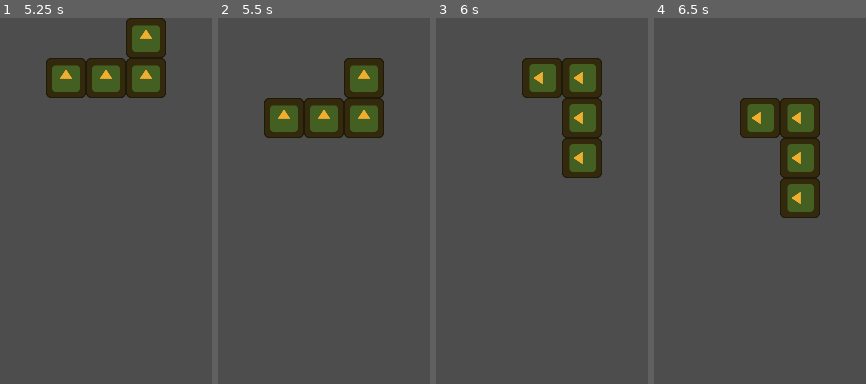
Above: before the commit, frames 1-4 (left to right).
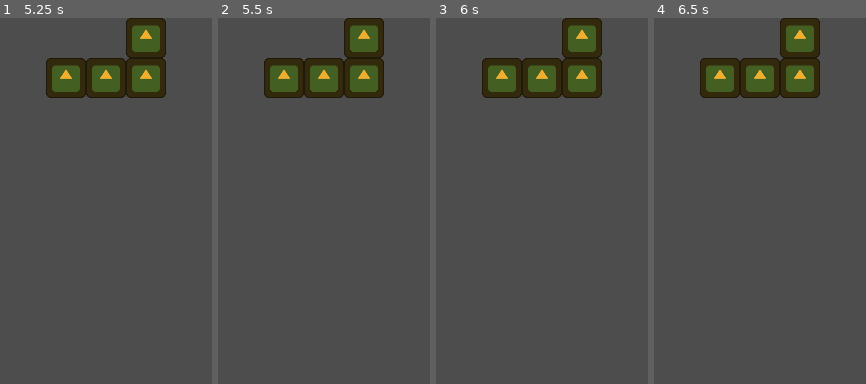
Above: after the commit, the same moments.

Repository: kolulu23/godot4-rc1-test-tetris
Game: Godot game, scene res://Main.tscn
Two runs of this game, one before a commit and one after it. Both use one fixed random seed, a clock stepped at 60 frames per second and the inputs below. The engine's default icon, where the game draws it, is replaced by a stand-in: a white triangle on a blue panel in a dark square.
Inputs:
- Up to frame 1 (5.25 s): tap Enter at 0.5 s; hold Right (tetro_move_right) 0.53-1.28 s; hold Space (tetro_hard_drop) 0.53-1.28 s; tap R (restart) every 0.75 s from 1.25 to 4.25 s; hold Left (tetro_move_left) 1.28-2.03 s; tap Shift (tetro_hold) at 1.35 s; hold Z (tetro_rotate_ccw) 2.03-2.78 s; hold Right (tetro_move_right) 2.03-3.53 s; tap Up (tetro_rotate_cw) at 2.85 s; hold Down (tetro_soft_drop) 3.53-4.28 s; hold Left (tetro_move_left) from 3.53 s (still down); tap ` (debug_print, bound only after the commit) at 4.15 s; tap Space (tetro_hard_drop) at 4.35 s; tap P (pause_game, bound only after the commit) at 4.9 s; hold Shift (tetro_hold) from 5.03 s (still down)
- Up to frame 2 (5.5 s): keep holding Left (tetro_move_left); keep holding Shift (tetro_hold)
- Up to frame 3 (6 s): release Left (tetro_move_left) at 5.78 s; release Shift (tetro_hold) at 5.78 s; hold Right (tetro_move_right) from 5.78 s (still down); tap Z (tetro_rotate_ccw) at 5.85 s
- Up to frame 4 (6.5 s): keep holding Right (tetro_move_right)

Frame 1 is identical in both runs. In frame 2, 12% of the frame differs, in the area x 21-79%, y 0-33%; in frame 3, 8.6%; in frame 4, 16%, in the area x 21-79%, y 0-55%.

Commit message:
And pause and debug action to game

Diff:
--- a/Arena.tscn
+++ b/Arena.tscn
@@ -14,6 +14,7 @@
 autostart = true
 
 [node name="TetrominoLockDownTimer" type="Timer" parent="."]
+wait_time = 0.6
 one_shot = true
 
 [node name="CellManager" type="Node2D" parent="."]
--- a/project.godot
+++ b/project.godot
@@ -63,3 +63,13 @@
 "events": [Object(InputEventKey,"resource_local_to_scene":false,"resource_name":"","device":-1,"window_id":0,"alt_press …(192 unchanged characters)…
 ]
 }
+debug_print={
+"deadzone": 0.5,
+"events": [Object(InputEventKey,"resource_local_to_scene":false,"resource_name":"","device":-1,"window_id":0,"alt_pressed":false,"shift_pressed":false,"ctrl_pressed":false,"meta_pressed":false,"pressed":false,"keycode":0,"physical_keycode":96,"key_label":0,"unicode":96,"location":0,"echo":false,"script":null)
+]
+}
+pause_game={
+"deadzone": 0.5,
+"events": [Object(InputEventKey,"resource_local_to_scene":false,"resource_name":"","device":-1,"window_id":0,"alt_pressed":false,"shift_pressed":false,"ctrl_pressed":false,"meta_pressed":false,"pressed":false,"keycode":0,"physical_keycode":80,"key_label":0,"unicode":112,"location":0,"echo":false,"script":null)
+]
+}
--- a/script/Arena.gd
+++ b/script/Arena.gd
@@ -2,6 +2,8 @@
 
 ## Current active tetromino, could be null if it was not spawned in time
 var active_tetromino: Tetromino
+
+var paused: bool = false
 
 const ARENA_WIDTH: int = 10
 const ARENA_HEIGHT: int = 20
@@ -27,8 +29,13 @@
 
 
 func _input(event):
-	if active_tetromino != null:
+	if !self.paused and active_tetromino != null:
 		try_move_tetromino(event)
+	if event.is_action_released("debug_print"):
+		_debug_print()
+	if event.is_action_released("pause_game"):
+		self.paused = !self.paused
+		$TetrominoDropTimer.paused = self.paused
 
 
 func try_move_tetromino(event: InputEvent) -> void:
@@ -53,8 +60,6 @@
 		moved = $CellManager.rotate_tetro_cells_to(active_tetromino, -PI / 2)
 	if event.is_action_pressed("tetro_hold"):
 		print("todo, hold ", active_tetromino)
-	if moved:
-		_debug_print()
 
 
 func setup_cell_manager():
@@ -89,17 +94,13 @@
 	if not $CellManager.move_tetro_cells_to(active_tetromino, Vector2i.DOWN):
 		$TetrominoDropTimer.stop()
 		$TetrominoLockDownTimer.start()
-	pass
 
 
 ## This is a one shot timer, we start it manually
 func _on_tetromino_lock_down_timer_timeout():
 	print(active_tetromino, " locked down")
 	self.setup_active_tetromino()
-	var to_be_cleared_cells = $CellManager.try_clear_cells()
-	print(to_be_cleared_cells)
-	for cell in to_be_cleared_cells:
-		cell.queue_free()
+	$CellManager.line_clear()
 
 
 func _debug_print():
--- a/script/CellManager.gd
+++ b/script/CellManager.gd
@@ -76,6 +76,16 @@
 	# This is actually block_position relative to tetromino's parent node: arena has to be at (0, 0)
 	var block_position_relative = block_parent_tetro.to_global(block.position)
 	return CellManager.get_cell_position(block_position_relative)
+
+## Move a cell towards [code]direction[/code] regardless of what tetromino is belongs to.
+func move_cell(cell: TetroBlock, direction: Vector2i):
+	if cell == null:
+		return
+	var cell_pos = CellManager.get_cell_position_of_block(cell, cell.get_parent())
+	var dest_pos = cell_pos + direction
+	self.set_cell(cell_pos, null)
+	self.set_cell(dest_pos, cell)
+	cell.move_to(direction)
 
 
 ## Move a tetromino according to a destination. It will first clear related blocks, then reset those blocks to new cell.
@@ -156,18 +166,6 @@
 	return true
 
 
-## When one row of cells count to [member cell_width], it should be cleared and counts score
-## This methods tries to clear as many cells as it can and returns the number of rows it cleared.
-func try_clear_cells() -> Array[TetroBlock]:
-	var to_be_freed_cells: Array[TetroBlock] = []
-	for y in range(self.cell_height - 1, 0, -1):
-		var cells_at_row = self.get_cell_at_row(y)
-		if cells_at_row.any(func(block): return block == null):
-			continue
-		to_be_freed_cells.append_array(cells_at_row)
-	return to_be_freed_cells
-
-
 func _debug_print() -> void:
 	for y in range(0, self.cell_height):
 		var line = ""
@@ -178,3 +176,27 @@
 				cell_symbol = "@"
 			line += cell_symbol
 		print(line)
+
+
+## When one row of cells count to [member cell_width], it should be cleared and counts score
+## This methods tries to clear as many cells as it can and returns the number of rows it cleared.
+## Returns the number of cleared lines.
+func line_clear() -> int:
+	var lines_cleared: int = 0
+	var lines_freed: Array[int] = []
+	# Clear starts from bottom to top
+	for y in range(self.cell_height - 1, 0, -1):
+		var cell_line = self.get_cell_at_row(y)
+		# Any empty cell in a line is considered not clearable
+		if cell_line.any(func(block): return block == null):
+			continue
+		for cell in cell_line:
+			cell.queue_free()
+		lines_cleared += 1
+		lines_freed.append(y)
+	for y in lines_freed:
+		# Move the one line above down if cell_line is cleared
+		var cells_above = self.get_cell_at_row(y - 1)
+		for cell in cells_above:
+			self.move_cell(cell, Vector2i.DOWN)
+	return lines_cleared
--- a/script/TetroBlock.gd
+++ b/script/TetroBlock.gd
@@ -14,3 +14,6 @@
 # Called every frame. 'delta' is the elapsed time since the previous frame.
 func _process(_delta):
 	pass
+
+func move_to(direction: Vector2):
+	self.position += TetroBlock.BLOCK_SIZE * direction
--- a/script/Tetromino.gd
+++ b/script/Tetromino.gd
@@ -1,7 +1,7 @@
 extends Node2D
 class_name Tetromino
 
-enum TetroType { I, J, L, O, S, T, Z }
+enum TetroType {I, J, L, O, S, T, Z}
 
 var tetro_type: TetroType
 
